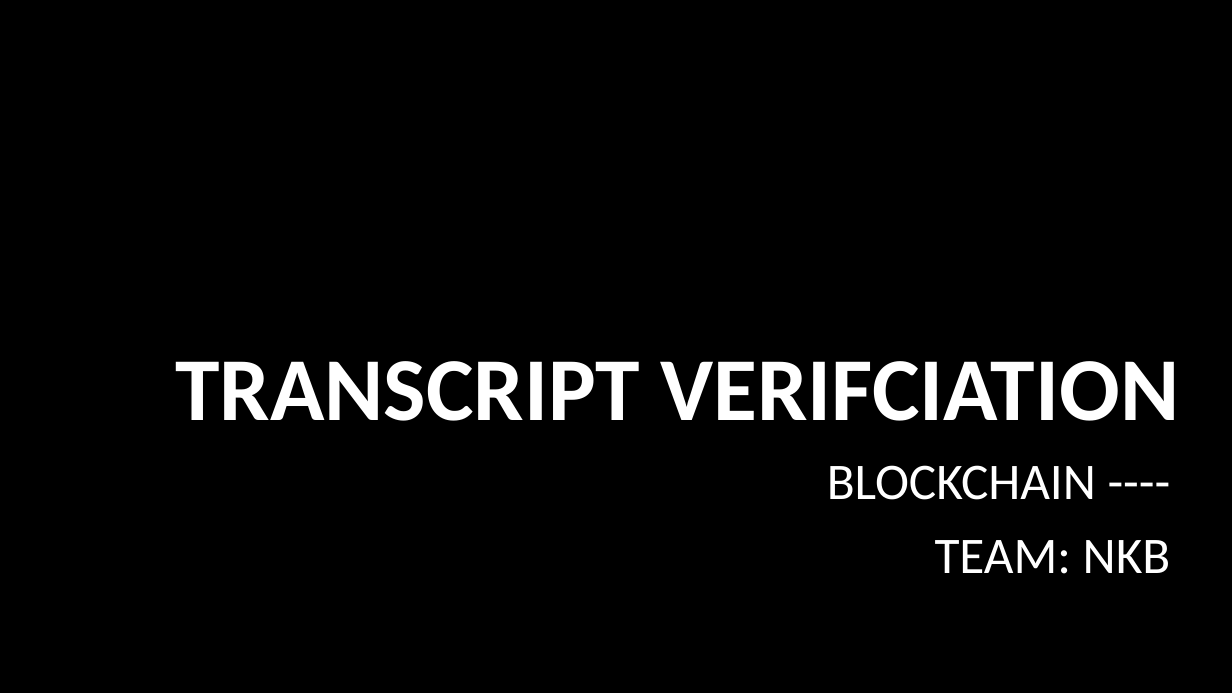
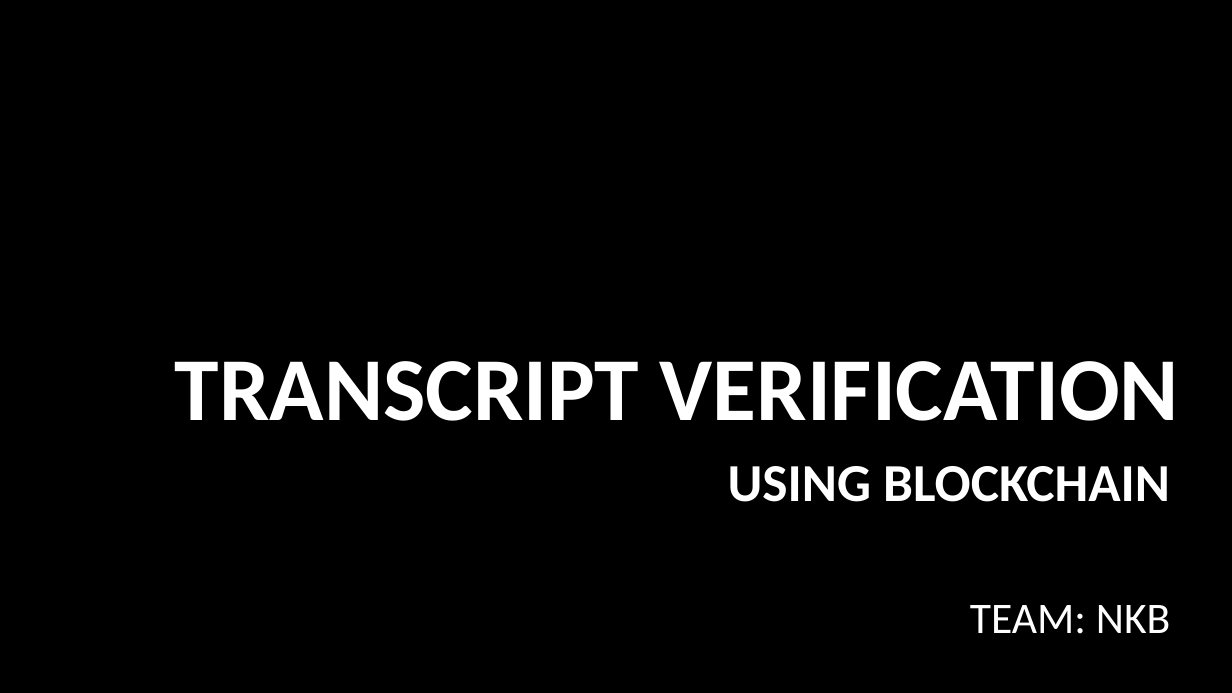
Before and after one commit to usop7/MachoHacks2018, a slide deck: slide 1 of MachoHacks2018.pptx. Drawn at 1232x693 pixels with LibreOffice and Linux fonts; fonts in the diff are those of the drawing; background and template pictures are left out. Boxes give left, top, right and bottom in pixels: in the first picture for what was removed or moved away, otherwise in the second. Text is boxed around its words. In the diff, an @@ line names an element or a change of style, - is before the commit and + after.

```diff
--- a/MachoHacks2018.pptx
+++ b/MachoHacks2018.pptx
@@ title at bbox=[175, 361, 1179, 421]: text changed @@
-TRANSCRIPT VERIFCIATION
+TRANSCRIPT VERIFICATION
@@ subtitle at bbox=[728, 466, 1170, 502]: text changed; size 40 to 41.6 pt; bold on @@
-BLOCKCHAIN ----
+USING BLOCKCHAIN
@@ subtitle at bbox=[970, 605, 1170, 634]: size 40 to 34 pt in "TEAM: NKB" @@
```
Also in this commit, not shown: 6 other slides changed.
